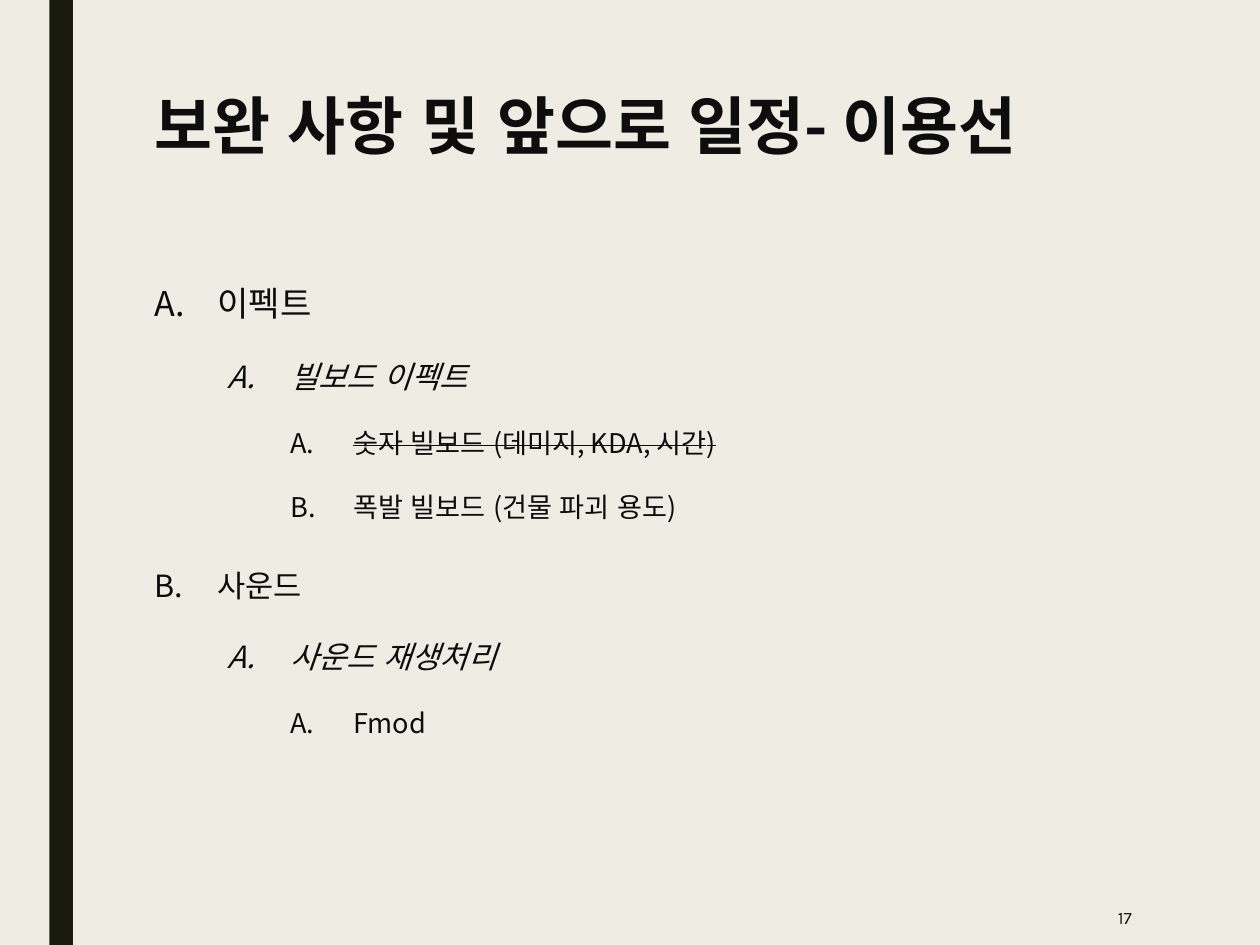
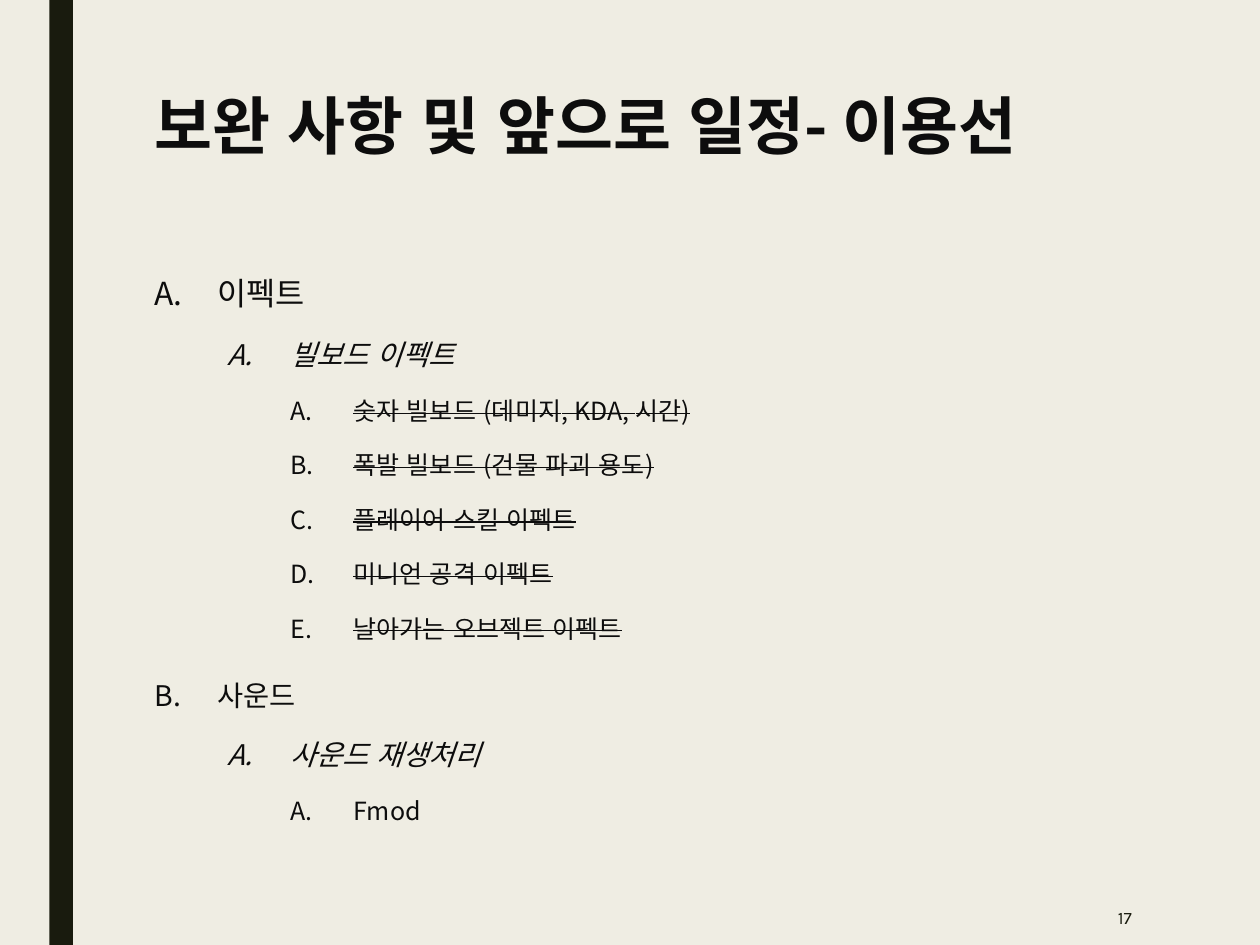
Before and after one commit to Kim2Kang/Documents, a slide deck: slide 17 of 진행사항.pptx. Drawn at 1260x945 pixels with LibreOffice and Linux fonts; fonts in the diff are those of the drawing. Boxes give left, top, right and bottom in pixels: in the first picture for what was removed or moved away, otherwise in the second. Text is boxed around its words. In the diff, an @@ line names an element or a change of style, - is before the commit and + after.

Commit message:
진행사항
진행사항

```diff
--- a/진행사항.pptx
+++ b/진행사항.pptx
@@ text at (x1=217, y1=278, x2=691, y2=821): size 19.5 to 18 pt in "이펙트"; size 17.5 to 16.2 pt in "빌보드 이펙트", "사운드", "사운드 재생처리"; size 15.5 to 14.3 pt in "숫자 빌보드 (데미지, KDA, 시간)", "폭발 빌보드 (건물 파괴 용도)", "Fmod"; strikethrough on in "폭발 빌보드 (건물 파괴 용도)"; line spacing 1.6 to 1.4 @@
@@ text at (x1=353, y1=508, x2=622, y2=640): paragraphs added @@
+    C. 플레이어 스킬 이펙트
+    D. 미니언 공격 이펙트
+    E. 날아가는 오브젝트 이펙트
```
